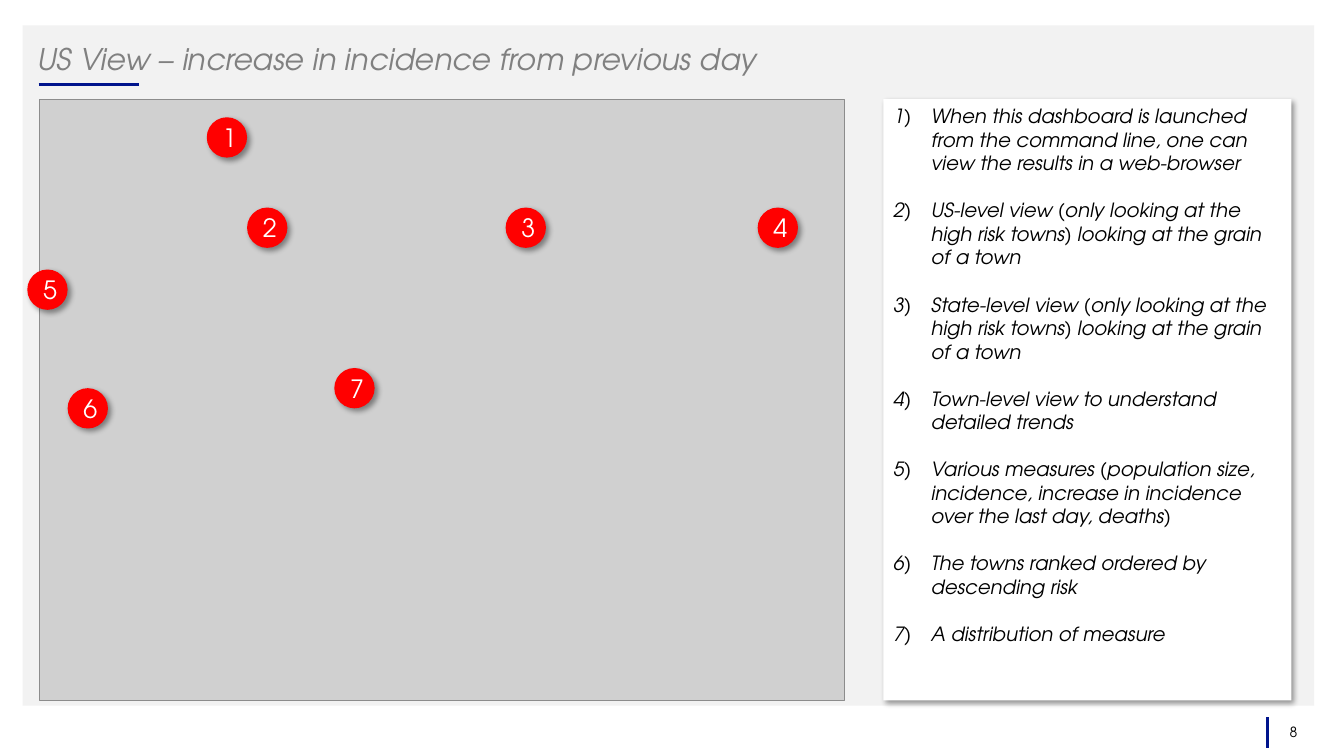
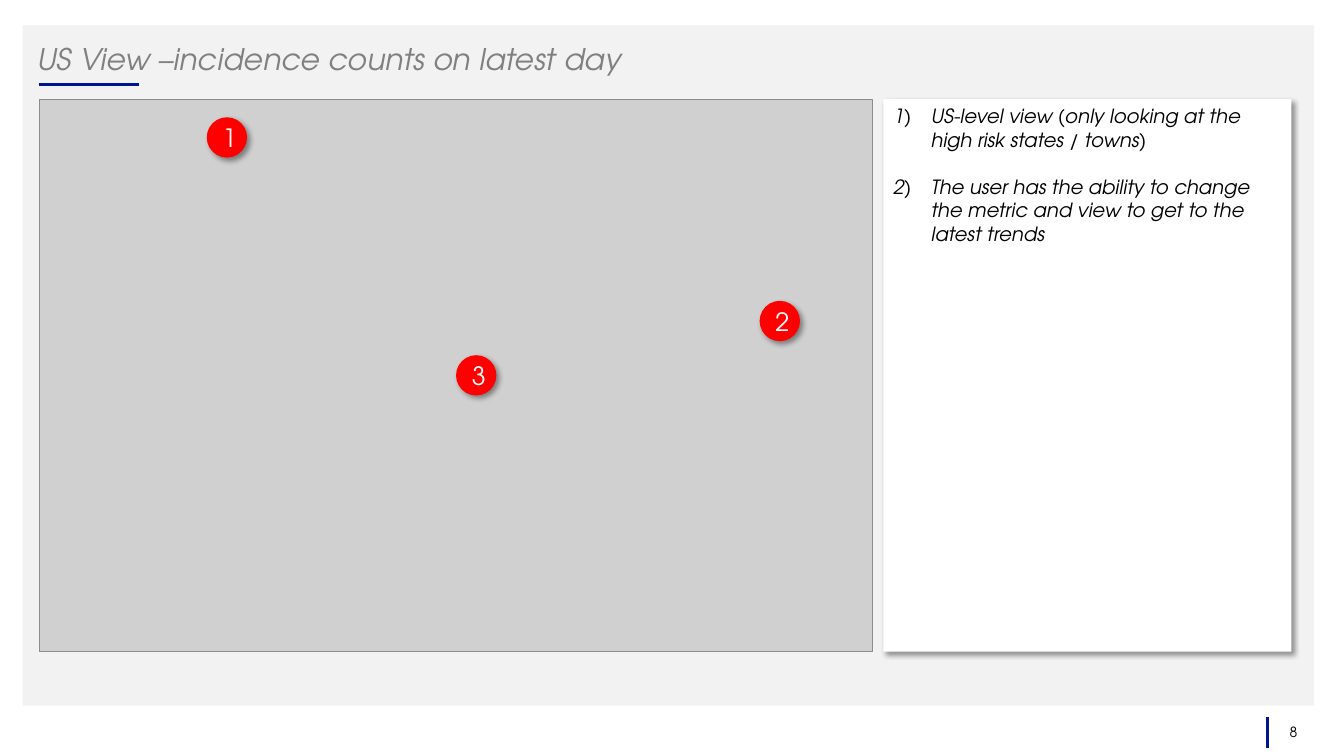
Before and after one commit to vckolla/corona, a slide deck: slide 8 of 05_corona_trend_mvp_2020_04_05_v2.pptx. Drawn at 1344x756 pixels with LibreOffice and Linux fonts; fonts in the diff are those of the drawing; grey boxes stand for pictures. Boxes give left, top, right and bottom in pixels: in the first picture for what was removed or moved away, otherwise in the second. Text is boxed around its words. In the diff, an @@ line names an element or a change of style, - is before the commit and + after.

```diff
--- a/05_corona_trend_mvp_2020_04_05_v2.pptx
+++ b/05_corona_trend_mvp_2020_04_05_v2.pptx
@@ title at (37,47,621,84): text changed @@
-US View – increase in incidence from previous day
+US View –incidence counts on latest day
@@ picture: place and size @@
-picture at (39,99,845,701)
+picture at (39,99,872,651)
@@ rectangle "US-level view (only looking at ...": place and size @@
-rectangle "US-level view (only looking at ..." at (883,99,1292,701)
+rectangle "US-level view (only looking at ..." at (883,99,1292,651)
@@ text in rectangle at (931,108,1250,242): text changed @@
-1) When this dashboard is launched from the command line, one can view the results in a web-browser
-2) US-level view (only looking at the high risk towns) looking at the grain of a town
-3) State-level view (only looking at the high risk towns) looking at the grain of a town
-4) Town-level view to understand detailed trends
-5) Various measures (population size, incidence, increase in incidence over the last day, deaths)
-6) The towns ranked ordered by descending risk
-7) A distribution of measure
+1) US-level view (only looking at the high risk states / towns)
+2) The user has the ability to change the metric and view to get to the latest trends
@@ ellipse removed at (758,208,799,248) @@
-4
@@ ellipse removed at (27,269,68,310) @@
-5
@@ ellipse "2": place and size @@
-ellipse "2" at (247,208,287,248)
+ellipse "2" at (760,301,801,342)
@@ ellipse "3": place and size @@
-ellipse "3" at (506,208,546,248)
+ellipse "3" at (456,355,496,395)
@@ ellipse removed at (68,388,108,429) @@
-6
@@ ellipse removed at (335,368,375,408) @@
-7
```
Also in this commit, not shown: 5 other slides changed, 6 slides added, 6 slides removed, 17 other files.
